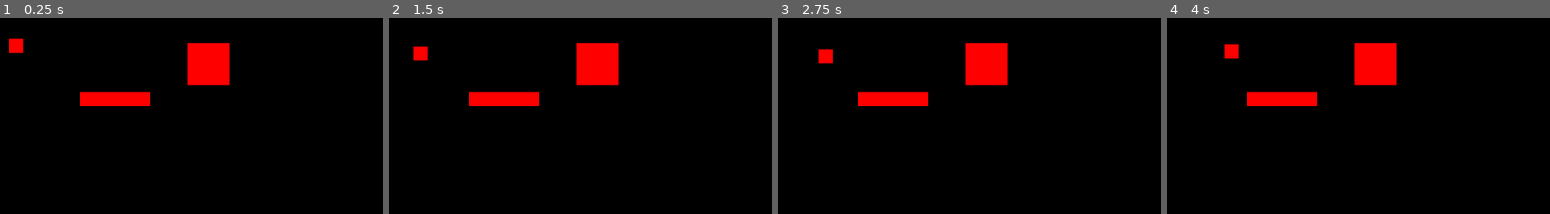
Above: before the commit, frames 1-4 (left to right).
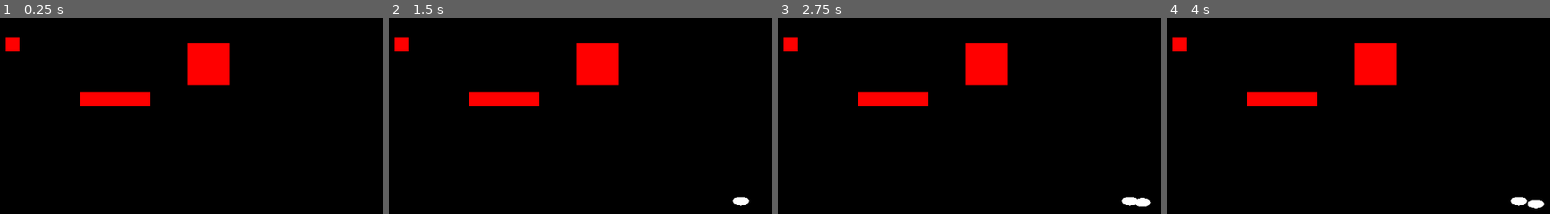
Above: after the commit, the same moments.

Repository: hsandt/bot-competition
Game: Godot game, scene res://Scenes/Arena.tscn
Same seed, same stepped clock (60 frames per second), same inputs: the game is played once before the commit and once after it.
Inputs (mouse positions are in pixels of both pictures, inside the frame that each line leads up to):
- Up to frame 1 (0.25 s): no input
- Up to frame 2 (1.5 s): tap Enter at 0.5 s; move the mouse to (outside the picture) at 0.52 s; press the mouse at (outside the picture) at 0.53 s; hold Right (ui_right) 0.53-1.28 s; tap Space at 1.25 s; move the mouse to (outside the picture) at 1.27 s; release the mouse at (outside the picture) at 1.28 s; hold Down (ui_down) from 1.28 s (still down); click (outside the picture) at 1.35 s
- Up to frame 3 (2.75 s): tap Enter at 2 s; move the mouse to (outside the picture) at 2.02 s; release Down (ui_down) at 2.03 s; press the mouse at (outside the picture) at 2.03 s; hold Right (ui_right) from 2.03 s (still down)
- Up to frame 4 (4 s): tap Space at 2.75 s; move the mouse to (outside the picture) at 2.77 s; release Right (ui_right) at 2.78 s; release the mouse at (outside the picture) at 2.78 s; hold Up (ui_up) 2.78-3.53 s; click (outside the picture) at 2.85 s; tap Enter at 3.5 s; move the mouse to (outside the picture) at 3.52 s; press the mouse at (outside the picture) at 3.53 s; hold Left (ui_left) from 3.53 s (still down)

The runs differ from the first frame. In frame 1, 0.2% of the frame differs, in the area x 1-7%, y 9-18%; in frame 2, 0.7%; in frame 3, 0.8%; in frame 4, 0.9%, in the area x 1-99%, y 9-98%.

Commit message:
[PATH] Added NavigationPath2D with simple script showing path with white circles (still wrong scale/offset)

Diff:
--- a/Scenes/Arena.tscn
+++ b/Scenes/Arena.tscn
@@ -1,26 +1,35 @@
-[gd_scene load_steps=8 format=2]
+[gd_scene load_steps=11 format=2]
 
 [ext_resource path="res://Graphics/Sprites/square_red.png" type="Texture" id=1]
 [ext_resource path="res://Scenes/Prefabs/Goal.tscn" type="PackedScene" id=2]
 [ext_resource path="res://Scenes/Prefabs/AppManager.tscn" type="PackedScene" id=3]
 [ext_resource path="res://Scripts/Sprite.gd" type="Script" id=4]
+[ext_resource path="res://Scenes/Navigation2D.gd" type="Script" id=5]
+[ext_resource path="res://Tilesets/tileset.tres" type="TileSet" id=6]
 
-[sub_resource type="RectangleShape2D" id=2]
+[sub_resource type="RectangleShape2D" id=1]
 
 custom_solver_bias = 0.0
 extents = Vector2( 50, 10 )
 
-[sub_resource type="Curve2D" id=3]
+[sub_resource type="Curve2D" id=2]
 
 bake_interval = 5.0
 _data = {
 "points": PoolVector2Array( 0, 0, 0, 0, -10.83, -27.9775, 0, 0, 0, 0, 30.685, -8.12251, 0, 0, 0, 0, 152.523, -47.8326, 0, 0, 0, 0, 239.163, 12.635 )
 }
 
-[sub_resource type="RectangleShape2D" id=1]
+[sub_resource type="RectangleShape2D" id=3]
 
 custom_solver_bias = 0.0
 extents = Vector2( 10, 10 )
+
+[sub_resource type="NavigationPolygon" id=4]
+
+vertices = PoolVector2Array( -11.5103, -12.9257, 109.516, -13.6452, 45.4452, 39.9349, 26.4083, 41.2571, -13.7547, 105.064, 25.983, 51.0076, 108.998, 105.783, 45.1914, 50.2477 )
+polygons = [ PoolIntArray( 0, 1, 2, 3 ), PoolIntArray( 4, 0, 3, 5 ), PoolIntArray( 2, 1, 6, 7 ), PoolIntArray( 7, 6, 4, 5 ) ]
+outlines = [ PoolVector2Array( -11.5103, -12.9257, 109.516, -13.6452, 108.998, 105.783, -13.7547, 105.064 ), PoolVector2Array( 25.983, 51.0076, 26.4083, 41.2571, 45.4452, 39.9349, 45.1914, 50.2477 ) ]
+_sections_unfolded = [ "Resource" ]
 
 [node name="Root" type="Node2D" index="0"]
 
@@ -84,9 +93,10 @@
 
 [node name="Path2D" type="Path2D" parent="." index="4"]
 
+visible = false
 self_modulate = Color( 0.5, 0.6, 1, 0.7 )
 position = Vector2( 74.9076, 90.2501 )
-curve = SubResource( 3 )
+curve = SubResource( 2 )
 _sections_unfolded = [ "Transform" ]
 
 [node name="PathFollow2D" type="PathFollow2D" parent="Path2D" index="0"]
@@ -116,9 +126,71 @@
 
 [node name="CollisionShape2D" type="CollisionShape2D" parent="Path2D/PathFollow2D/KinematicBody2D" index="0"]
 
-shape = SubResource( 1 )
+shape = SubResource( 3 )
 _sections_unfolded = [ "Material", "Transform", "Visibility", "Z Index" ]
 
 [node name="Sprite" type="Sprite" parent="Path2D/PathFollow2D/KinematicBody2D" index="1"]
 
 texture = ExtResource( 1 )
+
+[node name="KinematicBody2D with Navigation" type="KinematicBody2D" parent="." index="5" groups=[
+"player",
+]]
+
+position = Vector2( 64.0776, 62.2726 )
+input_pickable = false
+collision_layer = 1
+collision_mask = 1
+collision/safe_margin = 0.08
+script = ExtResource( 4 )
+_sections_unfolded = [ "Collision", "Material", "Pause", "Pickable", "Transform", "Visibility", "collision" ]
+__meta__ = {
+"_edit_group_": true
+}
+speed = 20.0
+
+[node name="CollisionShape2D" type="CollisionShape2D" parent="KinematicBody2D with Navigation" index="0"]
+
+shape = SubResource( 3 )
+_sections_unfolded = [ "Material", "Transform", "Visibility", "Z Index" ]
+
+[node name="Sprite" type="Sprite" parent="KinematicBody2D with Navigation" index="1"]
+
+texture = ExtResource( 1 )
+
+[node name="Navigation2D" type="Navigation2D" parent="." index="6"]
+
+position = Vector2( 175.26, 97.9405 )
+scale = Vector2( 5.80207, 3.0124 )
+script = ExtResource( 5 )
+_sections_unfolded = [ "Material", "Pause", "Transform", "Visibility", "Z Index" ]
+radius = 2
+
+[node name="NavigationPolygonInstance" type="NavigationPolygonInstance" parent="Navigation2D" index="0"]
+
+position = Vector2( -25.309, -23.3942 )
+scale = Vector2( 0.900952, 0.832847 )
+navpoly = SubResource( 4 )
+enabled = true
+_sections_unfolded = [ "Transform" ]
+
+[node name="TileMap" type="TileMap" parent="." index="7"]
+
+mode = 0
+tile_set = ExtResource( 6 )
+cell_size = Vector2( 64, 64 )
+cell_quadrant_size = 16
+cell_custom_transform = Transform2D( 1, 0, 0, 1, 0, 0 )
+cell_half_offset = 2
+cell_tile_origin = 0
+cell_y_sort = false
+cell_clip_uv = false
+collision_use_kinematic = false
+collision_friction = 1.0
+collision_bounce = 0.0
+collision_layer = 1
+collision_mask = 1
+occluder_light_mask = 1
+format = 1
+tile_data = PoolIntArray(  )
+_sections_unfolded = [ "Cell", "Collision" ]
--- /dev/null
+++ b/Scenes/Navigation2D.gd
@@ -0,0 +1,28 @@
+extends Navigation2D
+
+export var radius = 2
+
+var path = []
+
+func _ready():
+	# Called when the node is added to the scene for the first time.
+	# Initialization here
+	pass
+
+#func _process(delta):
+#	# Called every frame. Delta is time since last frame.
+#	# Update game logic here.
+#	pass
+
+func _input(event):
+	if event.is_action_pressed("set_move_target"):
+		print(event.position)
+		var end = event.position
+		for player in get_tree().get_nodes_in_group("player"):
+			path = get_simple_path(player.position, end)
+			print(path)
+			update()
+
+func _draw():
+	for p in path:
+		draw_circle(p, radius, ColorN("white"))
--- a/Scripts/Sprite.gd
+++ b/Scripts/Sprite.gd
@@ -2,17 +2,8 @@
 
 export var speed = 2.0
 
-var path_follow_2d = null
-
 func _ready():
-	path_follow_2d = get_parent()
+	pass
 
 func _process(delta):
-	var previous_offset = path_follow_2d.get_offset()
-	print(previous_offset)
-	print(str("previous_offset: ", previous_offset))
-	print(str("speed: ", speed))
-	print(str("delta: ", delta))
-	print(str("speed * delta: ", speed * delta))
-	path_follow_2d.set_offset(previous_offset + speed * delta)
-	print(str("new offset: ", path_follow_2d.get_offset()))
+	pass
--- /dev/null
+++ b/Tilesets/tileset.tres
@@ -0,0 +1,16 @@
+[gd_resource type="TileSet" load_steps=2 format=2]
+
+[ext_resource path="res://Graphics/Sprites/square_red.png" type="Texture" id=1]
+
+[resource]
+
+0/name = "Sprite"
+0/texture = ExtResource( 1 )
+0/tex_offset = Vector2( 0, 0 )
+0/modulate = Color( 1, 1, 1, 1 )
+0/region = Rect2( 0, 0, 20, 20 )
+0/is_autotile = false
+0/occluder_offset = Vector2( 10, 10 )
+0/navigation_offset = Vector2( 10, 10 )
+0/shapes = [  ]
+_sections_unfolded = [ "0", "1", "Resource" ]
--- a/project.godot
+++ b/project.godot
@@ -18,6 +18,8 @@
 
 app_exit=[ Object(InputEventKey,"resource_local_to_scene":false,"resource_name":"","device":0,"alt":false,"shift":false,"control":false,"meta":false,"command":false,"pressed":false,"scancode":81,"unicode":0,"echo":false,"script":null)
  ]
+set_move_target=[ Object(InputEventMouseButton,"resource_local_to_scene":false,"resource_name":"","device":0,"alt":false,"shift":false,"control":false,"meta":false,"command":false,"button_mask":0,"position":Vector2( 0, 0 ),"global_position":Vector2( 0, 0 ),"factor":1.0,"button_index":1,"pressed":false,"doubleclick":false,"script":null)
+ ]
 
 [rendering]
 
Not shown: 1 places in Scenes/Arena.tscn that only renumber resources
